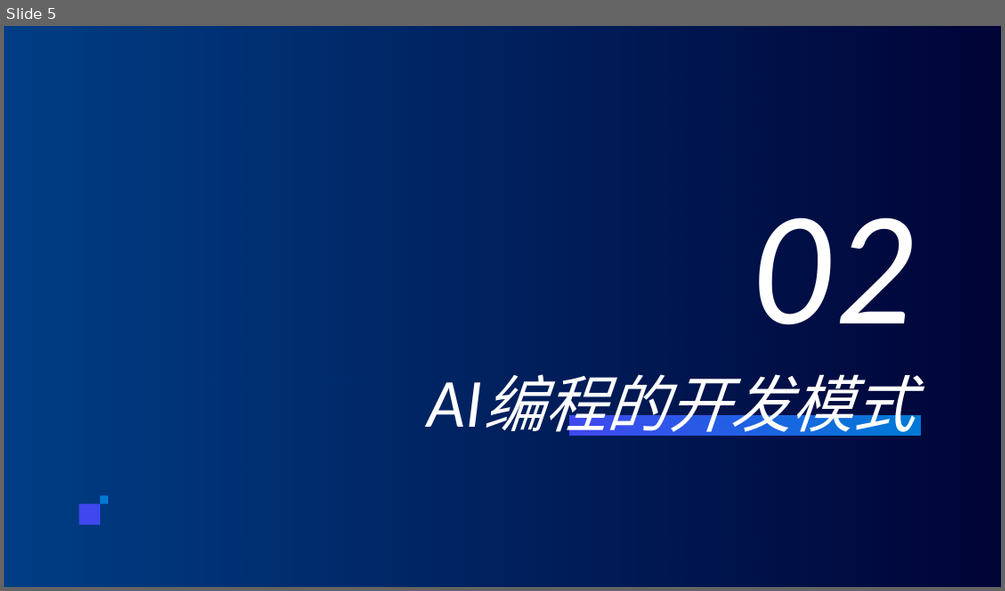
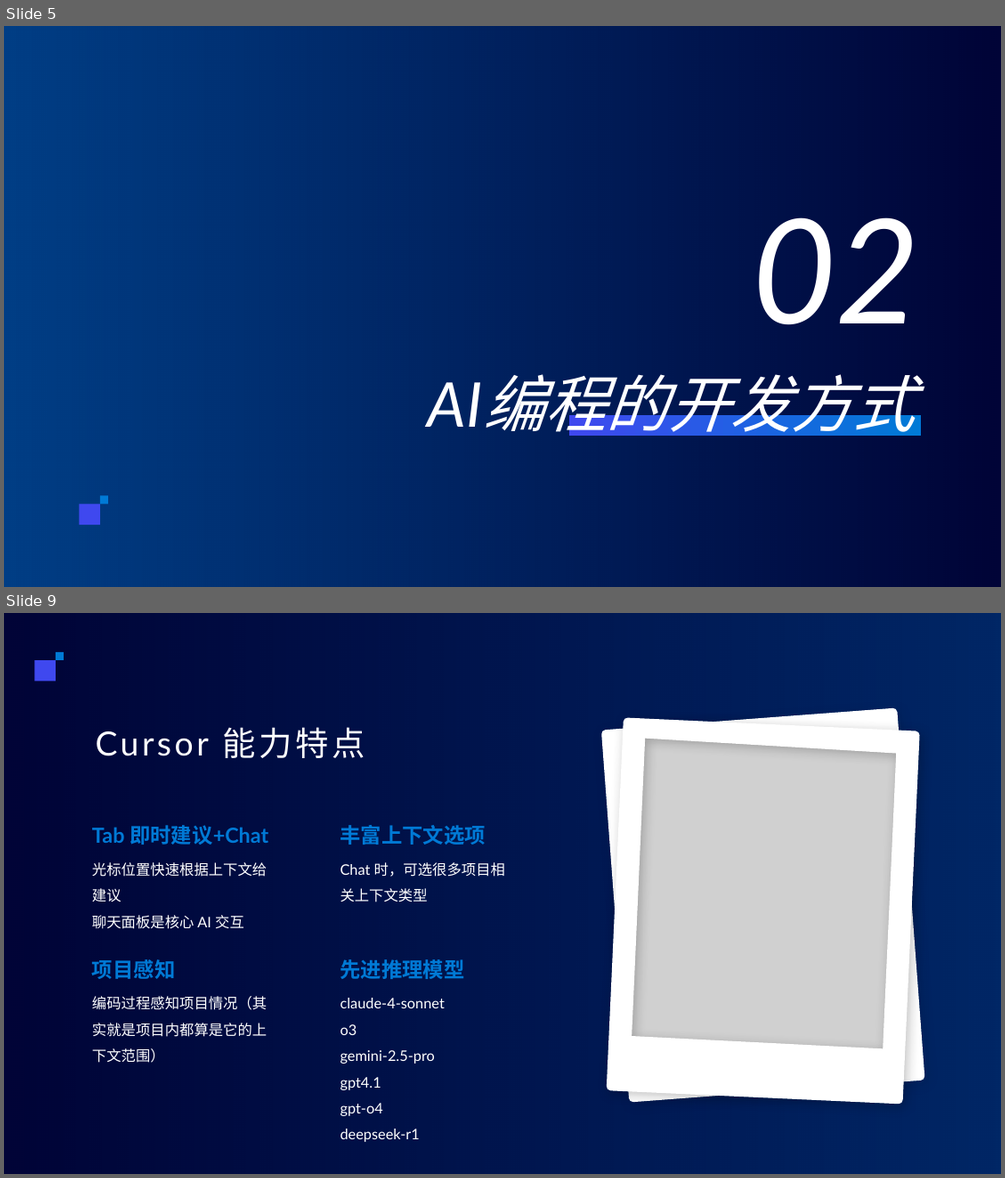
Before and after one commit to qq986063761/study, a slide deck: 分享/aiCode/ppt/AI编程.pptx. Shown one above the other, each under a label of ours: slide 5 before the commit, slides 5 and 9 after it; the slides between them are not shown. The pictures are 1005x591 and 1005x1178 pixels, drawn with LibreOffice and Linux fonts; fonts in the diff are those of the drawing; grey boxes stand for pictures; background and template pictures are left out. Boxes give left, top, right and bottom in pixels: in the first picture for what was removed or moved away, otherwise in the second. Text is boxed around its words. In the diff, an @@ line names an element or a change of style, - is before the commit and + after.

```diff
--- a/分享/aiCode/ppt/AI编程.pptx
+++ b/分享/aiCode/ppt/AI编程.pptx
@@ slide 9 added at (x1=4, y1=613, x2=1001, y2=1174), background picture (left out) @@
@@ rectangle added at (x1=4, y1=613, x2=1001, y2=1174), fill gradient #007AD6 @@
@@ rectangle added at (x1=34, y1=660, x2=56, y2=681), fill #3F48EF @@
@@ rectangle added at (x1=56, y1=652, x2=64, y2=660), fill #007AD6 @@
@@ freeform shape added at (x1=601, y1=708, x2=925, y2=1103), fill #FFFFFF @@
@@ freeform shape added at (x1=607, y1=718, x2=920, y2=1104), fill #FFFFFF @@
@@ title added at (x1=96, y1=727, x2=365, y2=758), 32 pt, text #FFFFFF @@
+Cursor 能力特点
@@ picture added at (x1=613, y1=724, x2=913, y2=1098) @@
@@ text added at (x1=92, y1=825, x2=268, y2=844), 20 pt, text #007AD6, bold @@
+Tab 即时建议+Chat
@@ text added at (x1=340, y1=825, x2=486, y2=844), 20 pt, text #007AD6, bold @@
+丰富上下文选项
@@ text added at (x1=92, y1=862, x2=267, y2=929), 14 pt, text #FFFFFF @@
+光标位置快速根据上下文给建议
+聊天面板是核心 AI 交互
@@ text added at (x1=340, y1=862, x2=505, y2=902), 14 pt, text #FFFFFF @@
+Chat 时，可选很多项目相关上下文类型
@@ text added at (x1=92, y1=959, x2=175, y2=979), 20 pt, text #007AD6, bold @@
+项目感知
@@ text added at (x1=340, y1=959, x2=465, y2=979), 20 pt, text #007AD6, bold @@
+先进推理模型
@@ text added at (x1=92, y1=996, x2=267, y2=1062), 14 pt, text #FFFFFF @@
+编码过程感知项目情况（其实就是项目内都算是它的上下文范围）
@@ text added at (x1=340, y1=997, x2=445, y2=1142), 14 pt, text #FFFFFF @@
+claude-4-sonnet
+o3
+gemini-2.5-pro
+gpt4.1
+gpt-o4
+deepseek-r1
@@ slide 5 changed as well @@
@@ title at (x1=393, y1=344, x2=921, y2=459): text changed @@
-AI编程的开发模式
+AI编程的开发方式
```
Also in this commit, not shown: 5 other slides changed, 9 other slides added, 8 slides removed, 5 other files.
